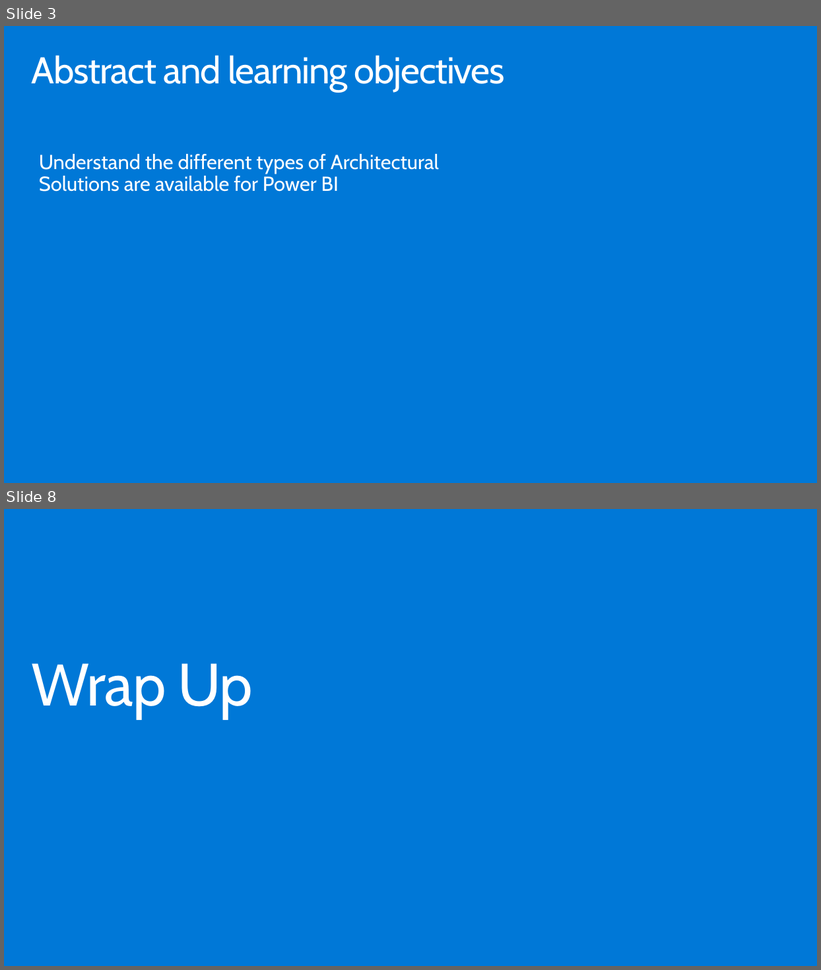
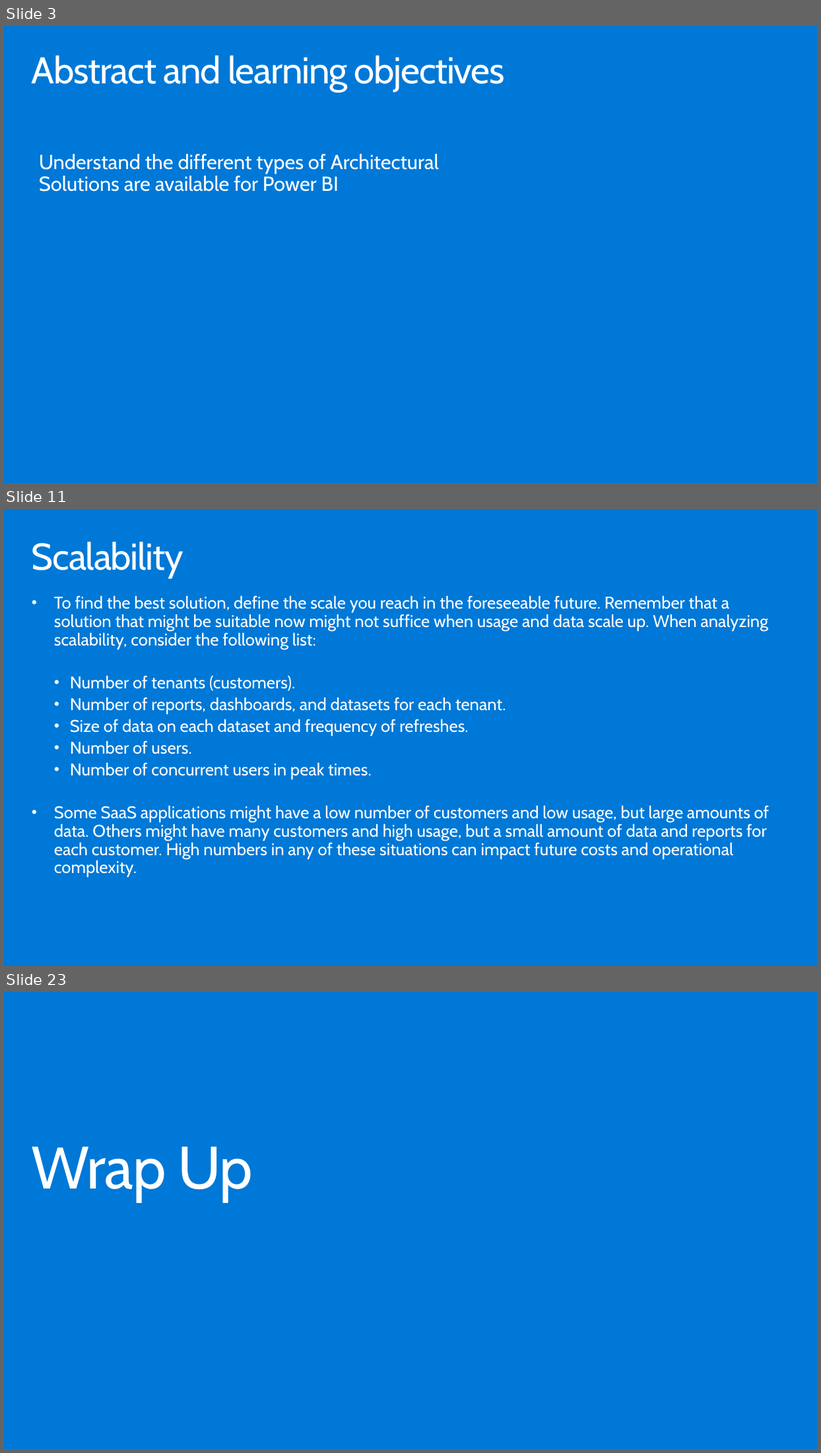
Before and after one commit to hnc198/AzurePowerBI, a slide deck: 4. Hands-on Modules/Architectural Designs/1. Architectural Designs.pptx. Shown one above the other, each under a label of ours: slides 3 and 8 before the commit, slides 3, 11 and 23 after it; the slides between them are not shown. The pictures are 821x970 and 821x1453 pixels, drawn with LibreOffice and Linux fonts; fonts in the diff are those of the drawing. Boxes give left, top, right and bottom in pixels: in the first picture for what was removed or moved away, otherwise in the second. Text is boxed around its words. In the diff, an @@ line names an element or a change of style, - is before the commit and + after.

```diff
--- a/4. Hands-on Modules/Architectural Designs/1. Architectural Designs.pptx
+++ b/4. Hands-on Modules/Architectural Designs/1. Architectural Designs.pptx
@@ slide 11 added at (4, 509, 817, 966), background #0078D7 @@
@@ title added at (32, 541, 184, 578), 44 pt, text #FFFFFF @@
+Scalability
@@ text added at (54, 595, 770, 877), 20 pt, text #FFFFFF @@
+• To find the best solution, define the scale you reach in the foreseeable future. Remember that a solution that might be suitable now might not suffice when usage and data scale up. When analyzing scalability, consider the following list:
+  • Number of tenants (customers).
+  • Number of reports, dashboards, and datasets for each tenant.
+  • Size of data on each dataset and frequency of refreshes.
+  • Number of users.
+  • Number of concurrent users in peak times.
+• Some SaaS applications might have a low number of customers and low usage, but large amounts of data. Others might have many customers and high usage, but a small amount of data and reports for each customer. High numbers in any of these situations can impact future costs and operational complexity.
@@ what was slide 8 is now slide 23 @@
```
Also in this commit, not shown: 4 slides changed, 14 other slides added, 4 other files.
